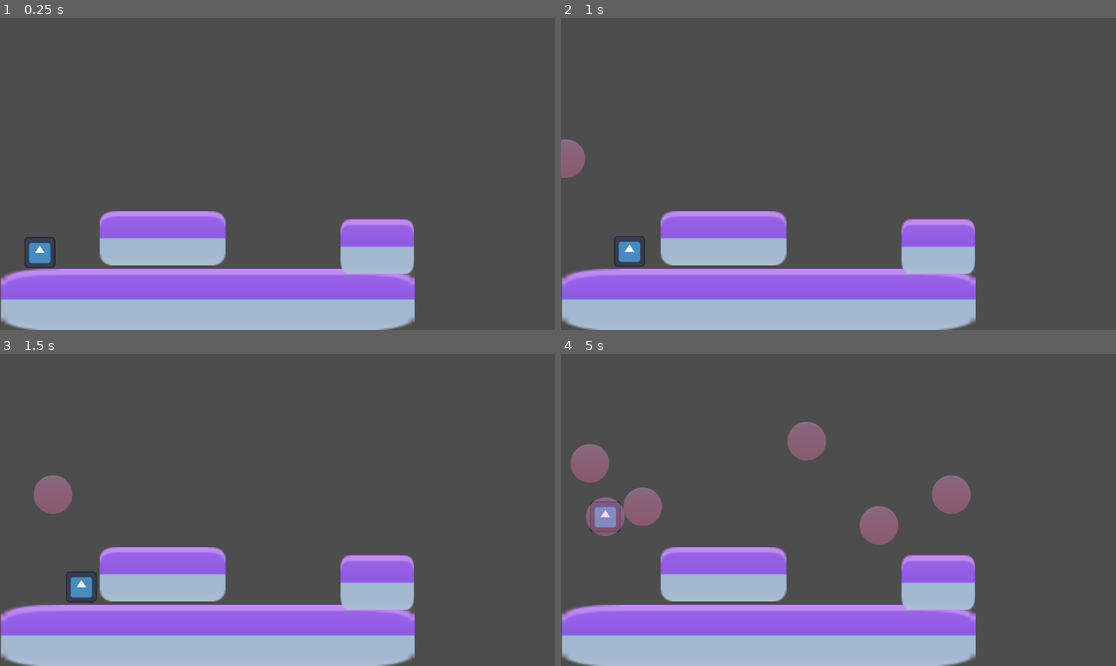
Above: before the commit, frames 1-4 (two rows, left to right).
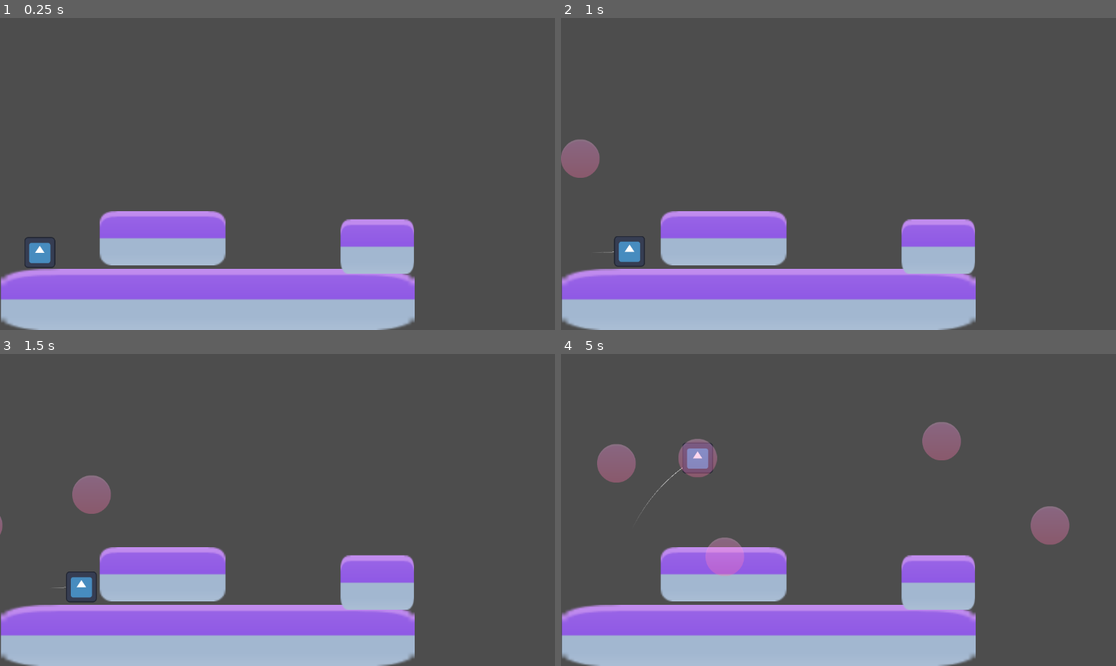
Above: after the commit, the same moments.

Repository: Boris14/PlovdivGameJam2025
Game: Godot game, scene res://Scenes/Main.tscn
The game is run twice, just before and just after one commit, with the same random seed, the same clock (stepped at 60 frames per second) and the same inputs. The engine's default icon, where the game draws it, is replaced by a stand-in: a white triangle on a blue panel in a dark square.
Inputs (mouse positions are in pixels of both pictures, inside the frame that each line leads up to):
- Up to frame 1 (0.25 s): no input
- Up to frame 2 (1 s): move the mouse to (960, 158) at 0.52 s; click (960, 158) at 0.67 s
- Up to frame 3 (1.5 s): move the mouse to (166, 525) at 1.27 s; click (166, 525) at 1.42 s
- Up to frame 4 (5 s): move the mouse to (894, 441) at 2.02 s; click (894, 441) at 2.17 s; move the mouse to (810, 572) at 2.77 s; click (810, 572) at 2.92 s; move the mouse to (1005, 556) at 3.52 s; click (1005, 556) at 3.67 s; move the mouse to (672, 463) at 4.27 s; click (672, 463) at 4.42 s

Frame 1 is identical in both runs. In frame 2, 0.4% of the frame differs, in the area x 0-10%, y 38-76%; in frame 3, 1.4%; in frame 4, 7.1%, in the area x 1-92%, y 21-72%.

Commit message:
Progress

Diff:
--- a/Scenes/Bubble.tscn
+++ b/Scenes/Bubble.tscn
@@ -1,15 +1,20 @@
-[gd_scene load_steps=5 format=3 uid="uid://tjw5colsjjhs"]
+[gd_scene load_steps=6 format=3 uid="uid://tjw5colsjjhs"]
 
 [ext_resource type="Texture2D" uid="uid://uscgx1yp8aws" path="res://Assets/pink_body_circle.png" id="1_8h1mp"]
 [ext_resource type="Script" path="res://Scripts/Bubble.gd" id="1_n1n57"]
 [ext_resource type="PackedScene" uid="uid://6brfsq80bh54" path="res://Scenes/BubblePaths/BubblePath1.tscn" id="3_no681"]
 
 [sub_resource type="CircleShape2D" id="CircleShape2D_uhtb8"]
-radius = 40.05
+radius = 36.0139
+
+[sub_resource type="CircleShape2D" id="CircleShape2D_lpayo"]
+radius = 27.5136
 
 [node name="Bubble" type="AnimatableBody2D"]
-collision_layer = 0
+collision_layer = 4
 script = ExtResource("1_n1n57")
+initial_speed = 300.0
+carry_speed = 200.0
 path_scene = ExtResource("3_no681")
 
 [node name="Sprite2D" type="Sprite2D" parent="."]
@@ -20,5 +25,8 @@
 unique_name_in_owner = true
 
 [node name="CollisionShape2D" type="CollisionShape2D" parent="Area2D"]
-visible = false
 shape = SubResource("CircleShape2D_uhtb8")
+
+[node name="PopCollision" type="CollisionShape2D" parent="."]
+shape = SubResource("CircleShape2D_lpayo")
+debug_color = Color(0.965976, 1.2514e-06, 0.48339, 0.42)
--- a/Scenes/Main.tscn
+++ b/Scenes/Main.tscn
@@ -15,6 +15,7 @@
 position = Vector2(63, 497)
 
 [node name="StaticBody2D2" type="StaticBody2D" parent="."]
+collision_layer = 2
 
 [node name="CollisionPolygon2D" type="CollisionPolygon2D" parent="StaticBody2D2"]
 polygon = PackedVector2Array(0, 522, 197, 514, 211, 400, 462, 396, 476, 514, 690, 520, 711, 416, 859, 418, 867, 647, 2, 648)
--- a/Scenes/Player.tscn
+++ b/Scenes/Player.tscn
@@ -8,6 +8,7 @@
 
 [node name="Player" type="CharacterBody2D" groups=["bubbleable"]]
 scale = Vector2(0.5, 0.5)
+collision_mask = 3
 script = ExtResource("1_2lqyo")
 
 [node name="Sprite2D" type="Sprite2D" parent="."]
--- a/Scripts/Bubble.gd
+++ b/Scripts/Bubble.gd
@@ -5,9 +5,12 @@
 @export var carry_speed: float = 120.0
 @export var path_scene: PackedScene
 
+var swallow_speed := 30.0
+var full_swallow_treshold := 5
 var velocity := Vector2.ZERO
 var controlled_body: PhysicsBody2D
 var path: BubblePath
+var is_swallowing := false
 
 func _ready():
 	%Area2D.body_entered.connect(_on_body_entered)
@@ -15,7 +18,13 @@
 
 func _physics_process(delta: float) -> void:
 	if controlled_body:
-		controlled_body.position = position
+		if is_swallowing:
+			controlled_body.global_position = controlled_body.global_position.lerp(global_position, delta * swallow_speed)
+		else:
+			controlled_body.global_position = global_position
+
+		if controlled_body.global_position.distance_to(global_position) <= full_swallow_treshold:
+			is_swallowing = false
 		if path:
 			global_position = path.move(carry_speed * delta)
 	else:
@@ -37,6 +46,7 @@
 	if body.has_method("on_bubbled"):
 		body.on_bubbled()
 		controlled_body = body
+		is_swallowing = true
 
 func pop():
 	if controlled_body and controlled_body.has_method("on_bubble_popped"):
--- a/Scripts/BubblePath.gd
+++ b/Scripts/BubblePath.gd
@@ -2,6 +2,10 @@
 extends Path2D
 
 @onready var path_follow : PathFollow2D = $PathFollow2D
+@export var dash_length: float = 10.0
+@export var gap_length: float = 20.0
+@export var line_color: Color = Color.WHITE
+@export var line_width: float = 2.0
 
 signal on_finished()
 
@@ -9,8 +13,41 @@
 	path_follow.loop = false
 
 func move(delta_progress: float) -> Vector2:
-	if path_follow.progress_ratio < 1:
-		path_follow.progress += delta_progress
-	else:
+	path_follow.progress += delta_progress
+	var new_position = path_follow.global_position
+	if path_follow.progress_ratio >= 1:
 		on_finished.emit()
-	return path_follow.global_position
+		queue_free()
+	return new_position
+
+func _draw():
+	pass
+	#var baked_points = curve.get_baked_points()
+	#
+	#for i in range(1, baked_points.size()):
+	#	var current_pos = baked_points[i-1]
+	#	var end_pos = baked_points[i]
+	#
+	#	var line_vector = end_pos - current_pos
+	#	var line_length = line_vector.length()
+	#	var line_direction = line_vector.normalized()
+	#
+	#	var distance = 0.0
+	#	var is_dash = true
+	#
+	#	while distance < line_length:
+	#		var segment_length = dash_length if is_dash else gap_length
+	#		segment_length = min(segment_length, line_length - distance)
+	#
+	#		if is_dash:
+	#			draw_line(
+	#				current_pos + line_direction * distance,
+	#				current_pos + line_direction * (distance + segment_length),
+	#				line_color,
+	#				line_width
+	#			)
+	#
+	#		distance += segment_length
+	#		is_dash = !is_dash
+	##draw_polyline(curve.get_baked_points(), Color.AQUA)
+#
--- a/Scripts/Player.gd
+++ b/Scripts/Player.gd
@@ -3,6 +3,9 @@
 
 @export var speed: float = 80.0  # Horizontal movement speed
 @export var gravity: float = 300.0  # Gravity strength in pixels/second²
+@export var trail_duration: float = 1  # Trail duration in seconds
+@export var trail_start_color: Color = Color.WHITE
+@export var trail_width: float = 2.0
 
 var is_bubbled := false
 
@@ -11,11 +14,48 @@
 		velocity.x = speed
 		velocity.y += gravity * delta
 
+	# Store current position with timestamp
+	position_history.push_front({
+		"position": global_position,
+		"timestamp": Time.get_ticks_msec()
+	})
+
+	# Remove positions older than trail_duration
+	var current_time = Time.get_ticks_msec()
+	position_history = position_history.filter(func(entry):
+		return (current_time - entry.timestamp) / 1000.0 <= trail_duration
+	)
+
 	# Move the  character
 	move_and_slide()
+	queue_redraw()
 
 func on_bubbled():
 	is_bubbled = true
 
 func on_bubble_popped():
 	is_bubbled = false
+
+var position_history: Array[Dictionary] = []
+
+func _draw():
+	if position_history.size() > 1:
+		var current_time = Time.get_ticks_msec()
+
+		for i in range(1, position_history.size()):
+			var start = position_history[i-1]
+			var end = position_history[i]
+
+			# Calculate fade based on time difference
+			var time_diff = current_time - start.timestamp
+			var alpha = max(0, 1.0 - (time_diff / (trail_duration * 1000.0)))
+
+			var fade_color = trail_start_color
+			fade_color.a = alpha
+
+			draw_line(
+				to_local(start.position),
+				to_local(end.position),
+				fade_color,
+				trail_width
+			)
